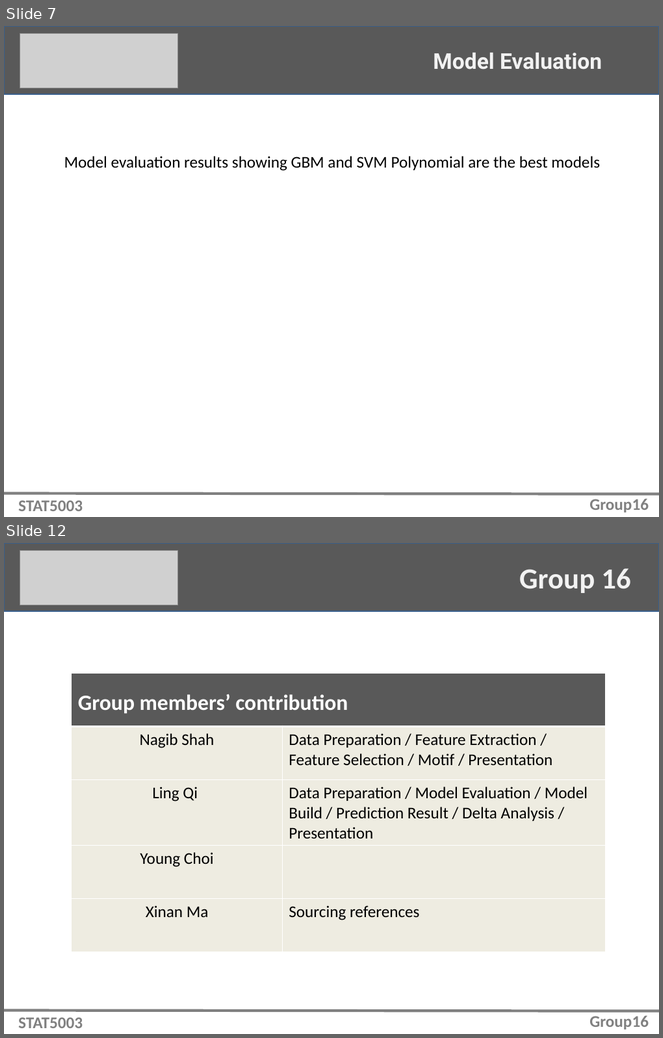
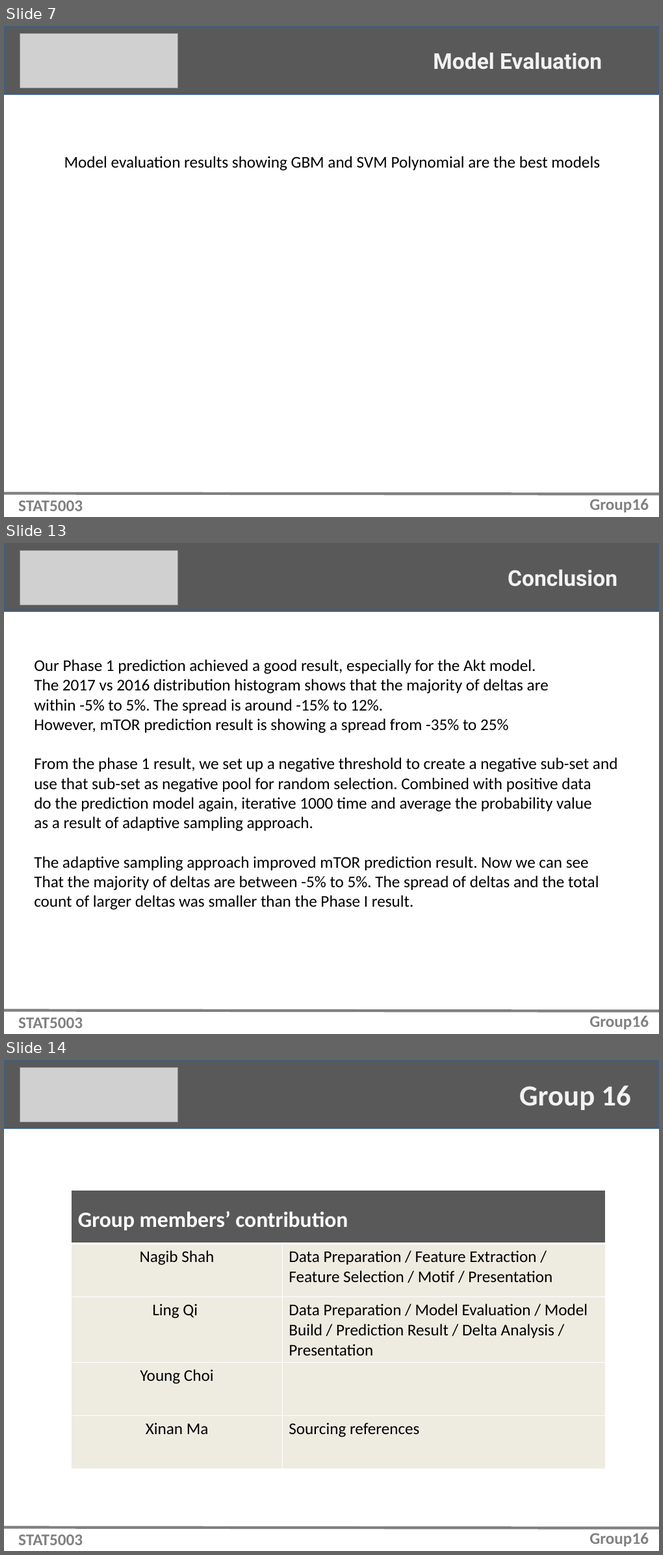
Before and after one commit to nagibshah/predicting-novel-kinase-substrates, a slide deck: Assignment2_Slides_LingVersion.pptx. Shown one above the other, each under a label of ours: slides 7 and 12 before the commit, slides 7, 13 and 14 after it; the slides between them are not shown. The pictures are 663x1038 and 663x1555 pixels, drawn with LibreOffice and Linux fonts; fonts in the diff are those of the drawing; grey boxes stand for pictures. Boxes give left, top, right and bottom in pixels: in the first picture for what was removed or moved away, otherwise in the second. Text is boxed around its words. In the diff, an @@ line names an element or a change of style, - is before the commit and + after.

Commit message:
Ling - slides 8-13

```diff
--- a/Assignment2_Slides_LingVersion.pptx
+++ b/Assignment2_Slides_LingVersion.pptx
@@ slide 13 added at <box>4,543,659,1034</box>, background #FFFFFF @@
@@ rectangle added at <box>4,543,659,611</box>, fill #595959, outline #3A5F8C 2 pt @@
@@ picture added at <box>20,551,178,605</box> @@
@@ text added at <box>508,570,618,587</box>, 24 pt, text #F2F2F2, bold @@
+Conclusion
@@ text added at <box>34,659,618,910</box>, 18 pt, text #000000 @@
+Our Phase 1 prediction achieved a good result, especially for the Akt model.
+The 2017 vs 2016 distribution histogram shows that the majority of deltas are
+within -5% to 5%. The spread is around -15% to 12%.
+However, mTOR prediction result is showing a spread from -35% to 25%
+From the phase 1 result, we set up a negative threshold to create a negative sub-set and
+use that sub-set as negative pool for random selection. Combined with positive data
+do the prediction model again, iterative 1000 time and average the probability value
+as a result of adaptive sampling approach.
+The adaptive sampling approach improved mTOR prediction result. Now we can see
+That the majority of deltas are between -5% to 5%. The spread of deltas and the total
+count of larger deltas was smaller than the Phase I result.
@@ line added from (4, 1011) to (659, 1012), #808080 3 pt @@
@@ text added at <box>18,1017,83,1029</box>, 18 pt, text #808080, bold @@
+STAT5003
@@ text added at <box>590,1016,649,1030</box>, 18 pt, text #808080, bold @@
+Group16
@@ what was slide 12 is now slide 14 @@
```
Also in this commit, not shown: 1 slide changed, 4 other slides added, 3 slides removed.
